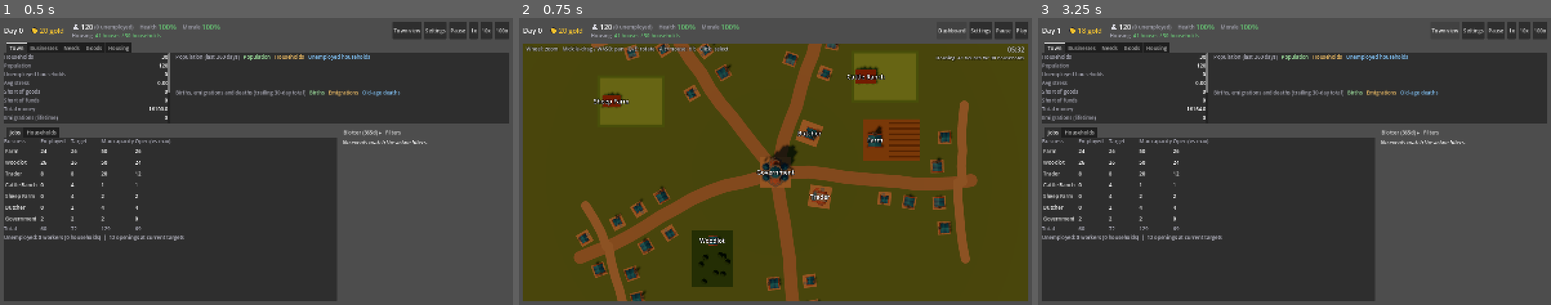
Above: before the commit, frames 1-3 (left to right).
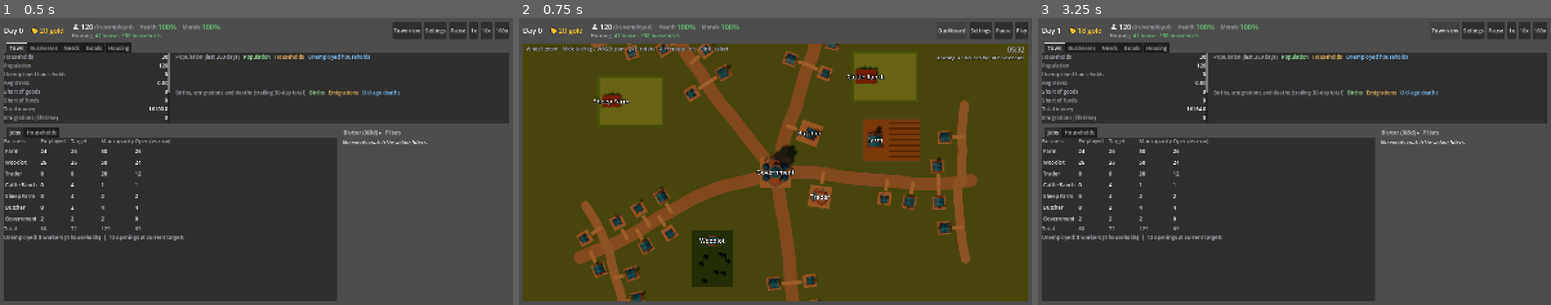
Above: after the commit, the same moments.

Repository: forsman5/sitka
Game: Godot game, scene res://scenes/sim/he_dashboard.tscn
The game is run twice, just before and just after one commit, with the same random seed, the same clock (stepped at 60 frames per second) and the same inputs. This scene is started directly instead of the project's main scene.
Inputs:
- Up to frame 1 (0.5 s): no input
- Up to frame 2 (0.75 s): click "Town view" at 0.5 s
- Up to frame 3 (3.25 s): click "Play" at 1.25 s; click "Play" at 2 s; click "Dashboard" at 2.75 s

Frame 1 is identical in both runs. In frame 2, 0.6% of the frame differs, in the area x 13-86%, y 8-99%; in frame 3, nothing differs.

Commit message:
Town view: footpath from each frontage door to its road
Frontage candidates carry the road centreline point they were cut from;
sites keep it as `access` and the view draws a short path from the
front edge to it. Harness asserts the access point lies on the road and
is a short walk from the site.

Co-Authored-By: Claude Sonnet 5.5 <noreply@anthropic.com>

Diff:
--- a/scripts/sim/harness/check_town_layout.gd
+++ b/scripts/sim/harness/check_town_layout.gd
@@ -237,6 +237,13 @@
 			_assert(gap >= inradius - 0.01, "Site %d (%s) sits on road %d" % [site["site_id"], site["type_key"], road["road_id"]])
 		if site["zone"] == HETownLayout.ZONE_HOUSING:
 			_assert(site["road_id"] >= 0 and site["road_id"] < roads.size(), "House site %d should record the road it fronts" % site["site_id"])
+			var access: Vector2 = site["access"]
+			_assert(access.is_finite(), "House site %d should have a door access point" % site["site_id"])
+			if access.is_finite():
+				var road: Dictionary = roads[site["road_id"]]
+				_assert(_distance_to_polyline(access, road["points"]) < 0.01, "Site %d's access point should lie on its road" % site["site_id"])
+				# Door to road: at most the setback jitter plus half a ribbon, a short walk.
+				_assert(site["position"].distance_to(access) <= 3.0 + 1.0 + 1.2 + float(road["width"]) * 0.5 + 1.5, "Site %d is too far from its road" % site["site_id"])
 	# Roads are deterministic and only ever grow.
 	var again = _layout_for(_default_builder())[0]
 	_assert(again.get_roads().size() == roads.size(), "Road network must be a pure function of the scenario")
--- a/scripts/sim/household_economy/he_town_layout.gd
+++ b/scripts/sim/household_economy/he_town_layout.gd
@@ -30,7 +30,9 @@
 ##   site), and no road is moved or removed. Businesses keep to their zone
 ##   candidates but must clear the roads; houses take lots along the road
 ##   frontage, nearest the civic anchor first, facing the road. Roads store no
-##   occupancy; a house site records its `road_id`.
+##   occupancy; a frontage site records its `road_id` and `access`, the point
+##   on that road's centreline its front door walks to (Vector2.INF when the
+##   site is not on a road).
 ## - Occupants come in two kinds with separate id spaces: a business
 ##   (`business_id`, from get_business_reports) or a house (`dwelling_id`, from
 ##   get_dwelling_reports). A site holds at most one; key an occupant by
@@ -171,6 +173,7 @@
 		"footprint": ZONE_SPECS[ZONE_CIVIC]["footprint"],
 		"zone": ZONE_CIVIC,
 		"road_id": -1,
+		"access": Vector2.INF,
 		"business_id": NO_BUSINESS,
 		"dwelling_id": NO_BUSINESS,
 		"type_key": "",
@@ -364,6 +367,7 @@
 				"footprint": footprint,
 				"zone": candidate_zone,
 				"road_id": int(candidate.get("road_id", -1)),
+				"access": candidate.get("access", Vector2.INF),
 				"business_id": NO_BUSINESS,
 				"dwelling_id": NO_BUSINESS,
 				"type_key": "",
@@ -593,7 +597,7 @@
 				var distance := center.length()
 				if distance < min_radius or distance > max_radius:
 					continue
-				out.append({"position": center, "rotation": rotation, "road_id": road["road_id"], "order": distance, "frontage": true})
+				out.append({"position": center, "rotation": rotation, "road_id": road["road_id"], "order": distance, "frontage": true, "access": sample[0]})
 			s += HOUSE_LOT_PITCH
 	out.sort_custom(func(a: Dictionary, b: Dictionary) -> bool:
 		if a["order"] != b["order"]:
--- a/scripts/sim/household_economy/he_town_view.gd
+++ b/scripts/sim/household_economy/he_town_view.gd
@@ -54,6 +54,11 @@
 const PLAZA_COLOR := Color(0.7, 0.62, 0.46)
 const ROAD_COLOR := Color(0.62, 0.55, 0.42)
 const LANE_COLOR := Color(0.66, 0.6, 0.47)
+## Front-door footpath to the road: a little lighter than the road itself.
+const PATH_COLOR := Color(0.74, 0.67, 0.52)
+const PATH_WIDTH := 1.4
+## How far the path runs into the road ribbon, so there is no sliver gap.
+const PATH_ROAD_OVERLAP := 1.0
 const VACANT_OVERLAY := Color(0.45, 0.45, 0.45, 0.55)
 const SELECTION_COLOR := Color(1.0, 0.9, 0.2, 0.45)
 
@@ -391,6 +396,7 @@
 
 	var footprint: Vector2 = site["footprint"]
 	var type_key: String = site["type_key"]
+	_add_door_path(root, site)
 	var building_offset := Vector3.ZERO
 	match type_key:
 		"farm":
@@ -426,6 +432,28 @@
 	label.position = Vector3(0.0, 9.0, 0.0) + Vector3(building_offset.x, 0.0, 0.0).rotated(Vector3.UP, body.rotation.y)
 	root.add_child(label)
 	return {"root": root, "label": label}
+
+## A short footpath from the front edge of a frontage site to its access point
+## on the road, so the door visibly connects. Drawn in the site's root space.
+func _add_door_path(root: Node3D, site: Dictionary) -> void:
+	var access: Vector2 = site["access"]
+	if not access.is_finite():
+		return
+	var origin: Vector2 = site["position"]
+	var direction := (access - origin).normalized()
+	var door := (site["footprint"] as Vector2).y * 0.5
+	var length := origin.distance_to(access) - door + PATH_ROAD_OVERLAP
+	if length < 0.3:
+		return
+	var path := MeshInstance3D.new()
+	var mesh := BoxMesh.new()
+	mesh.size = Vector3(length, 0.1, PATH_WIDTH)
+	path.mesh = mesh
+	path.material_override = _flat_material(PATH_COLOR)
+	var middle := direction * (door + length * 0.5)
+	path.position = Vector3(middle.x, 0.04, middle.y)
+	path.rotation.y = -direction.angle()
+	root.add_child(path)
 
 func _make_building(art: Dictionary, occupied: bool) -> Node3D:
 	if art["model"] == "barn":
Not shown, changed: docs/household-town-view-plan.md
